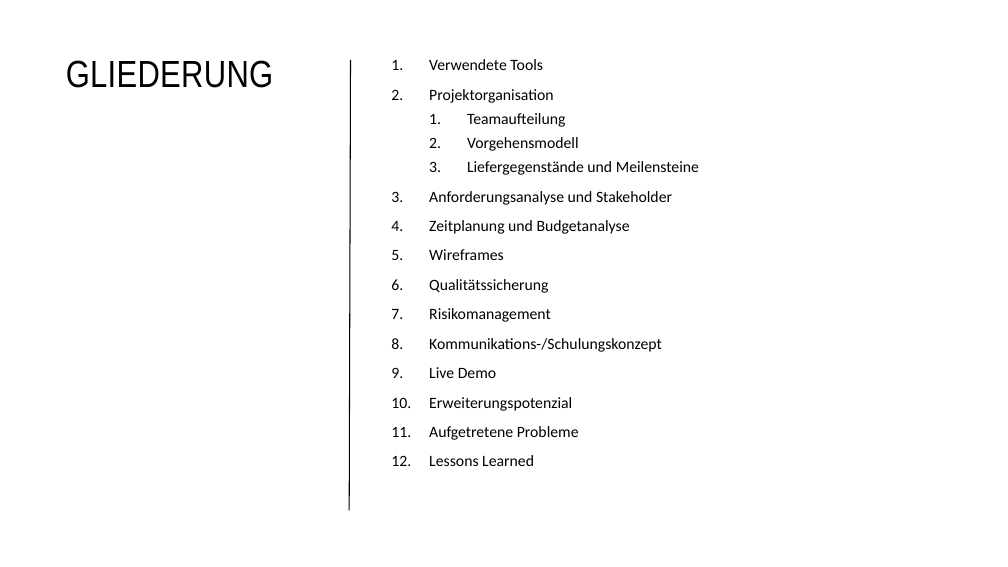
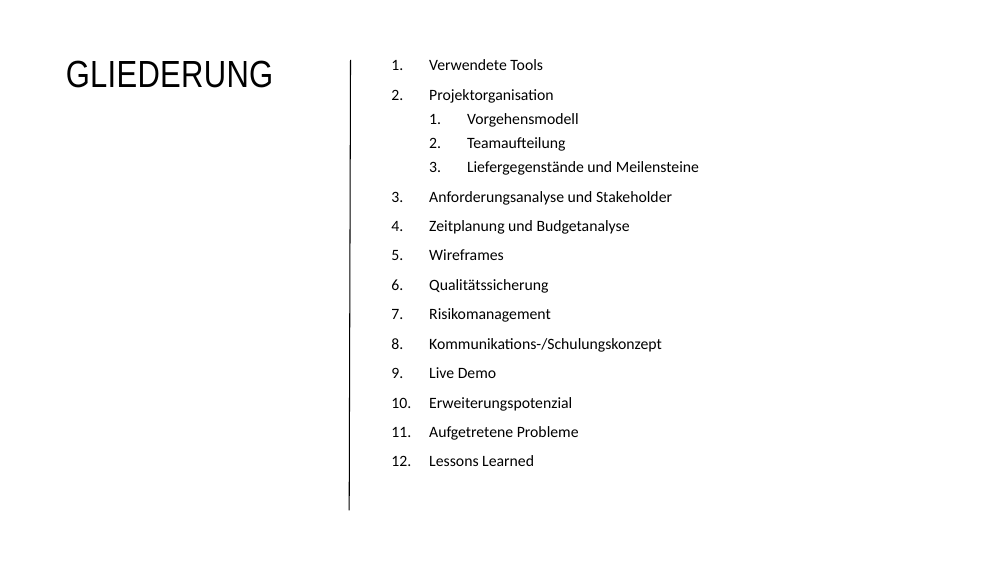
Before and after one commit to malu254/Eifrige-Otter-PM, a slide deck: slide 2 of Abgabe/Dokumentation/Präsentation.pptx. Drawn at 1008x567 pixels with LibreOffice and Linux fonts; fonts in the diff are those of the drawing. Boxes give left, top, right and bottom in pixels: in the first picture for what was removed or moved away, otherwise in the second. Text is boxed around its words. In the diff, an @@ line names an element or a change of style, - is before the commit and + after.

```diff
--- a/Abgabe/Dokumentation/Präsentation.pptx
+++ b/Abgabe/Dokumentation/Präsentation.pptx
@@ text at (x1=467, y1=113, x2=579, y2=127): paragraph added @@
+  1. Vorgehensmodell
@@ text at (x1=467, y1=137, x2=579, y2=151): paragraph removed @@
-  2. Vorgehensmodell
```
Also in this commit, not shown: 1 other slide changed, 1 slide added, 2 other files.
